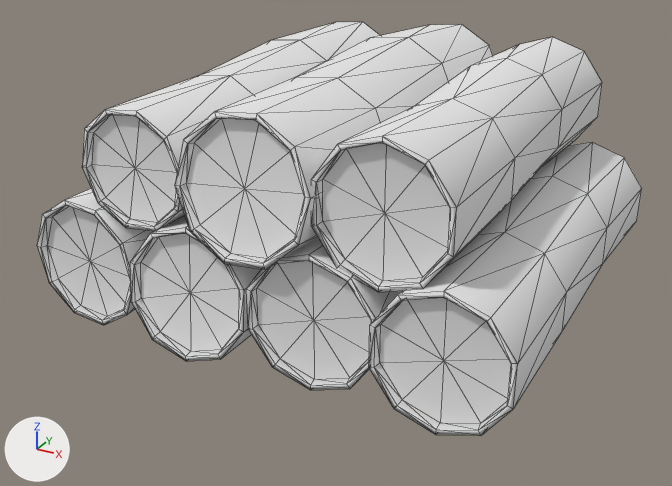
The OBJ model Game/_vs2015/release_dynamic_exe/mge/models/VillageForestBiome/ChoppedWood.obj as it was, and as the next commit left it.
Both versions are drawn from a 50 mm camera at (2.28, -4.2, 2.31) aimed at (0.07, -0.17, 0.3). The axes (+X, +Y, +Z) are drawn at lower left. The lights are the same throughout. Mesh edges are drawn as thin lines. Where no turn or scale is listed for an object, it has been applied to the vertices. Vertices at the same position are counted once.

In view in the first picture: 'ChoppedWood'.
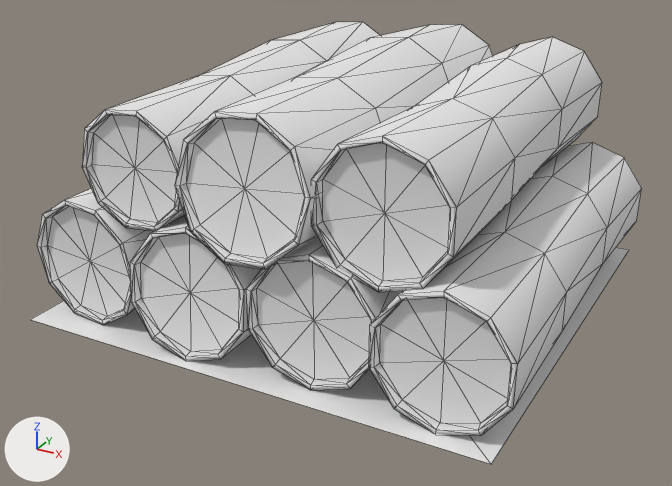
Scene script edits in JSON lines:
```json
{"block": "me_choppedwood", "where": "me_choppedwood.from_pydata(...)  # 427 vertices, 770 faces; spans x -1.23..1.39, y -1.14..1.21, z -0.02..1.3"}
{"block": "me_choppedwood", "where": "# used by ob_choppedwood; location = (0.0, 0.0, 0.0)"}
{"block": "me_choppedwood", "where": "# verts and faces of me_choppedwood; kept vertices keep their numbers, new ones are numbered from 427"}
{"block": "me_choppedwood", "change": "me_choppedwood part 1"}
{"op": "add", "block": "me_choppedwood", "code": "verts[427] = (-1.18, -1.2, 0.0)  # pixel (30, 319)"}
{"op": "add", "block": "me_choppedwood", "code": "verts[428] = (1.34, -1.2, 0.0)  # pixel (491, 464)"}
{"op": "add", "block": "me_choppedwood", "code": "verts[429] = (-1.18, 1.2, 0.0)"}
{"op": "add", "block": "me_choppedwood", "code": "verts[430] = (1.34, 1.2, 0.0)  # pixel (629, 249)"}
{"op": "add", "block": "me_choppedwood", "code": "faces += [(427, 428, 429), (428, 430, 429)]"}
```

Pixel boxes [x1, y1, x2, y2] of what changed, in the pictures (672 x 486 px):
```json
{"object": "ChoppedWood", "change": "reshaped", "before": [37, 22, 642, 435], "after": [30, 22, 642, 464], "on screen": "7% taller"}
{"part": 1, "of": "me_choppedwood", "change": "added", "after": [30, 247, 629, 464]}
```
